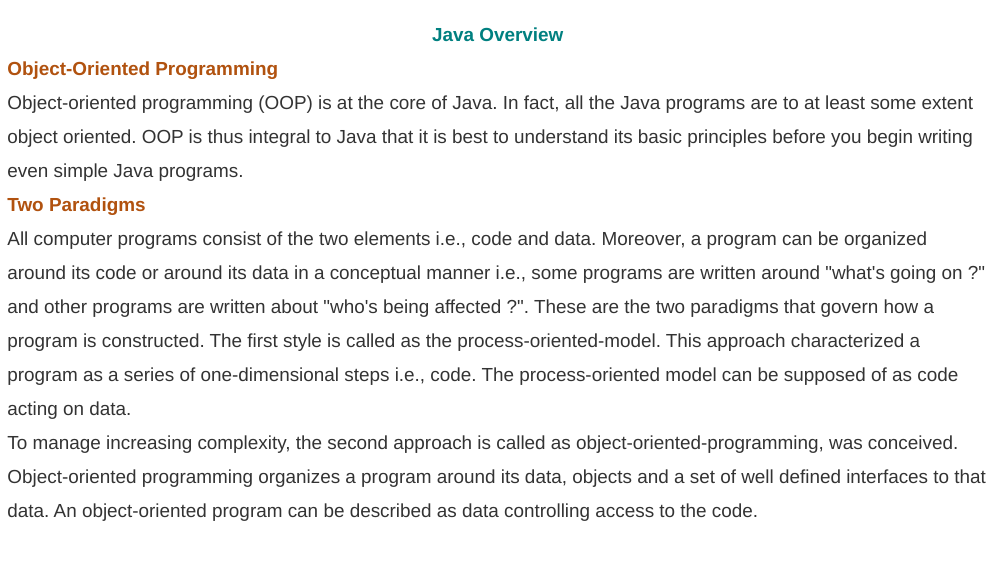
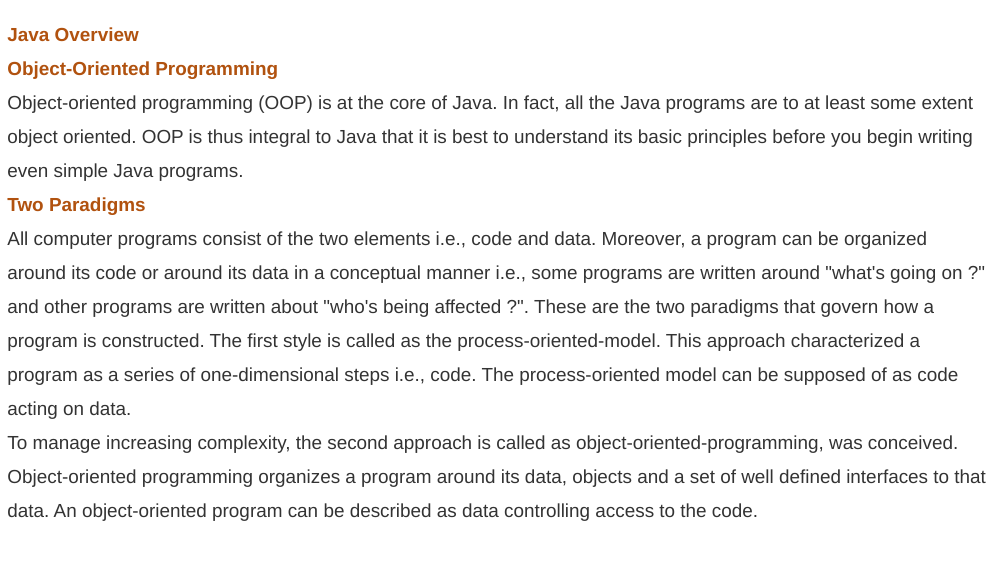
Before and after one commit to 220601650cdac/Concepts-of-Programming, a slide deck: slide 10 of Java.pptx. Drawn at 1008x567 pixels with LibreOffice and Linux fonts; fonts in the diff are those of the drawing. Boxes give left, top, right and bottom in pixels: in the first picture for what was removed or moved away, otherwise in the second. Text is boxed around its words. In the diff, an @@ line names an element or a change of style, - is before the commit and + after.

```diff
--- a/Java.pptx
+++ b/Java.pptx
@@ text at [7,27,139,41]: text colour #008080 to #B1520F in "Java Overview"; alignment centre to left @@
```
Also in this commit, not shown: 11 other slides changed, 28 slides added, 1 other file.
